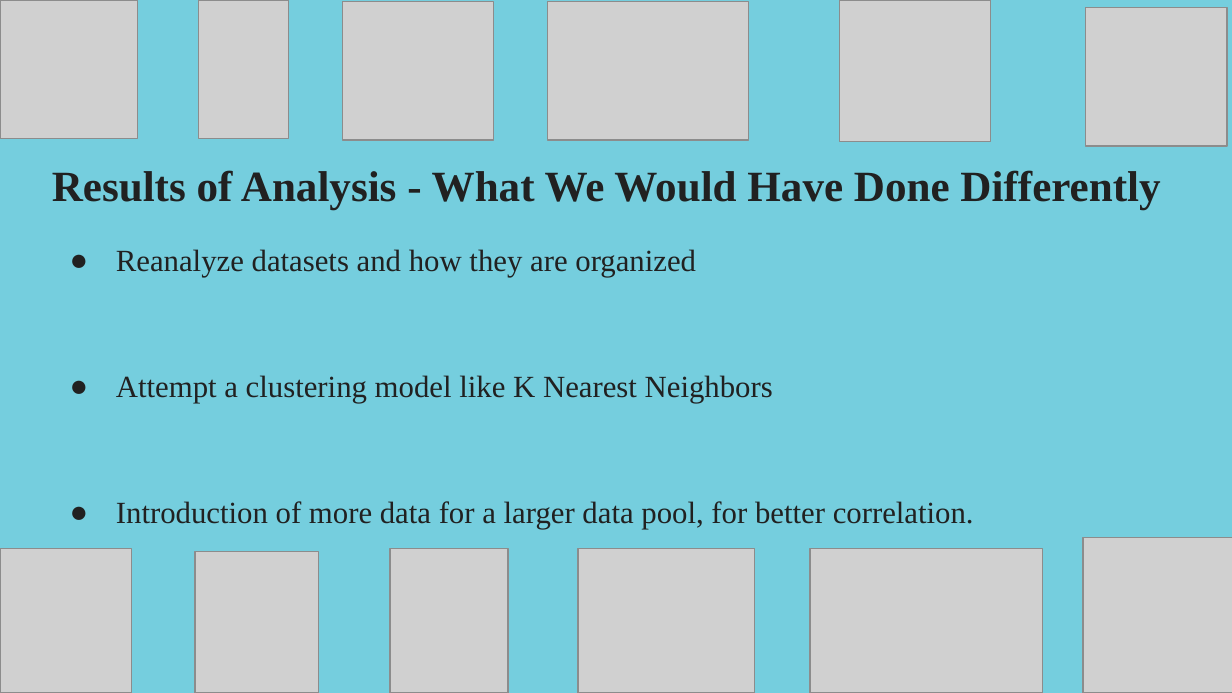
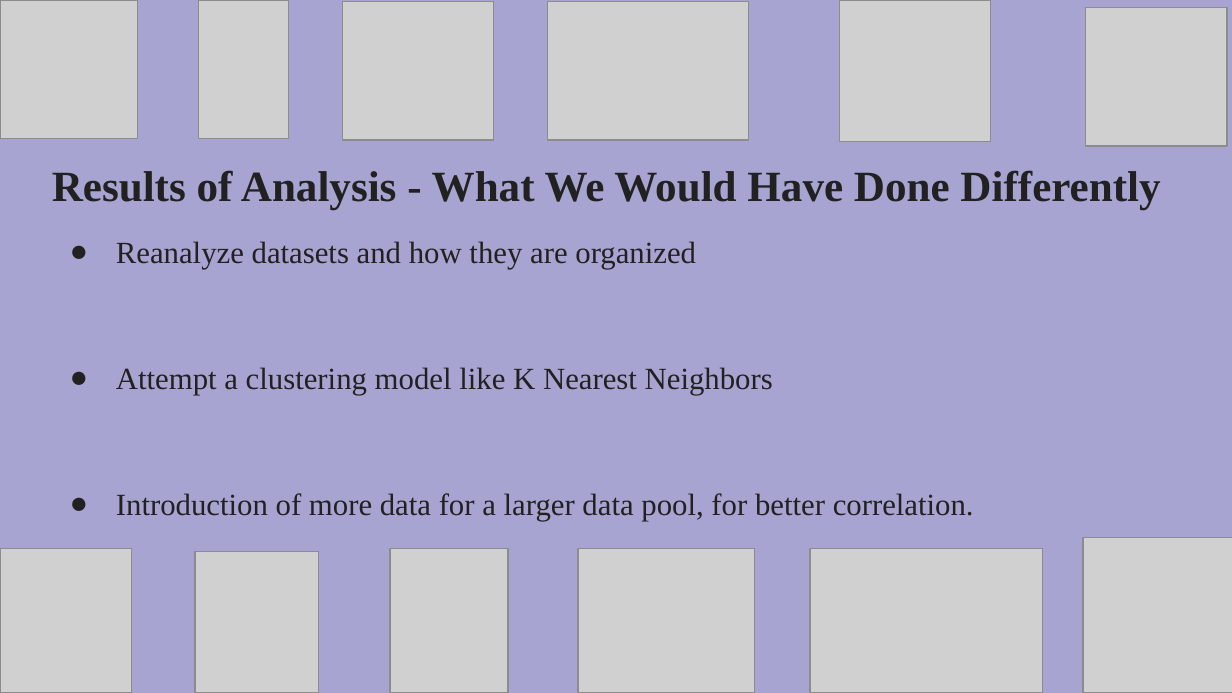
Before and after one commit to rulamia/Horrorscopes, a slide deck: slide 26 of HorrorscopesFinal.pptx (slide 25 before the commit). Drawn at 1232x693 pixels with LibreOffice and Linux fonts; fonts in the diff are those of the drawing; grey boxes stand for pictures. Boxes give left, top, right and bottom in pixels: in the first picture for what was removed or moved away, otherwise in the second. Text is boxed around its words. In the diff, an @@ line names an element or a change of style, - is before the commit and + after.

```diff
--- a/HorrorscopesFinal.pptx
+++ b/HorrorscopesFinal.pptx
@@ background #75CEDE to #A7A4D1 @@
@@ text "Reanalyze datasets and how they ...": place and size @@
-text "Reanalyze datasets and how they ..." at (116,249,974,529)
+text "Reanalyze datasets and how they ..." at (116,241,974,521)
```
Also in this commit, not shown: 17 other slides changed, 1 slide added.
